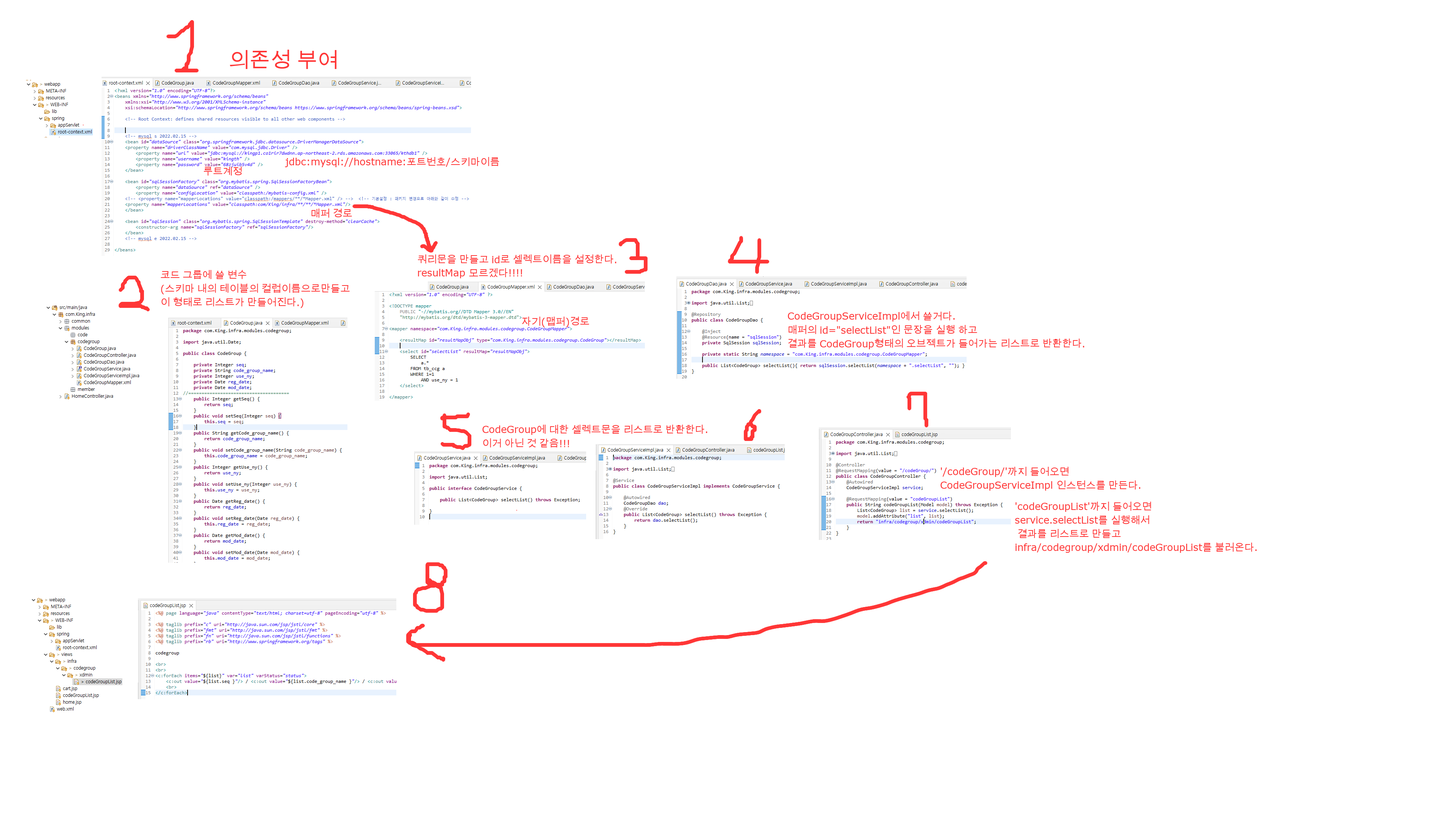
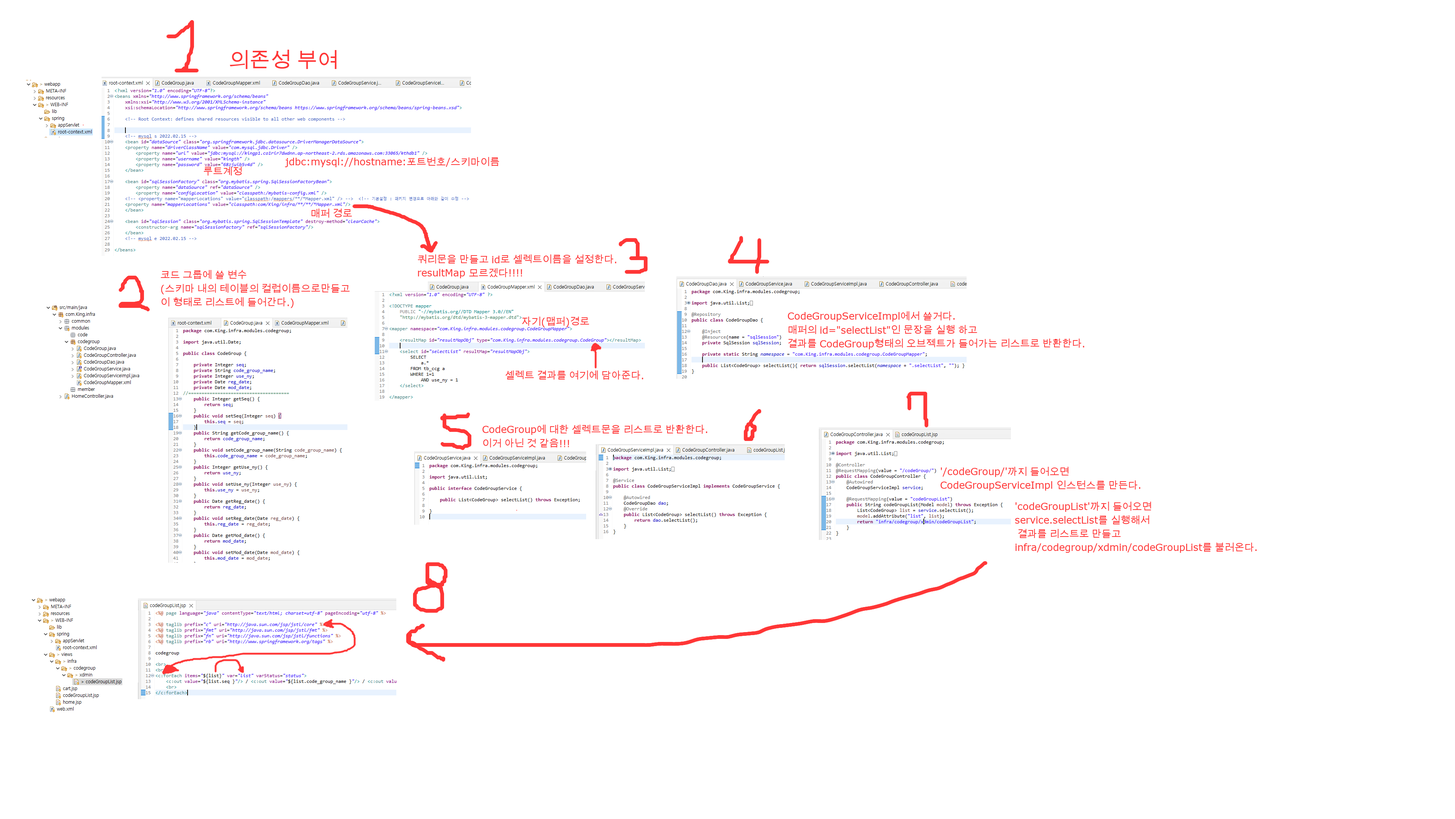
Layered file, before and after one edit (w=1455, h=819). Changes by layer:
painted on "레이어" over (162, 342, 602, 675)
added layer "셀렉트 결과를 여기에 담아준다." above "루트계정" over (505, 370, 644, 380)
painted on "코드 그룹에 쓸 변수 ..." over (235, 297, 304, 309)
